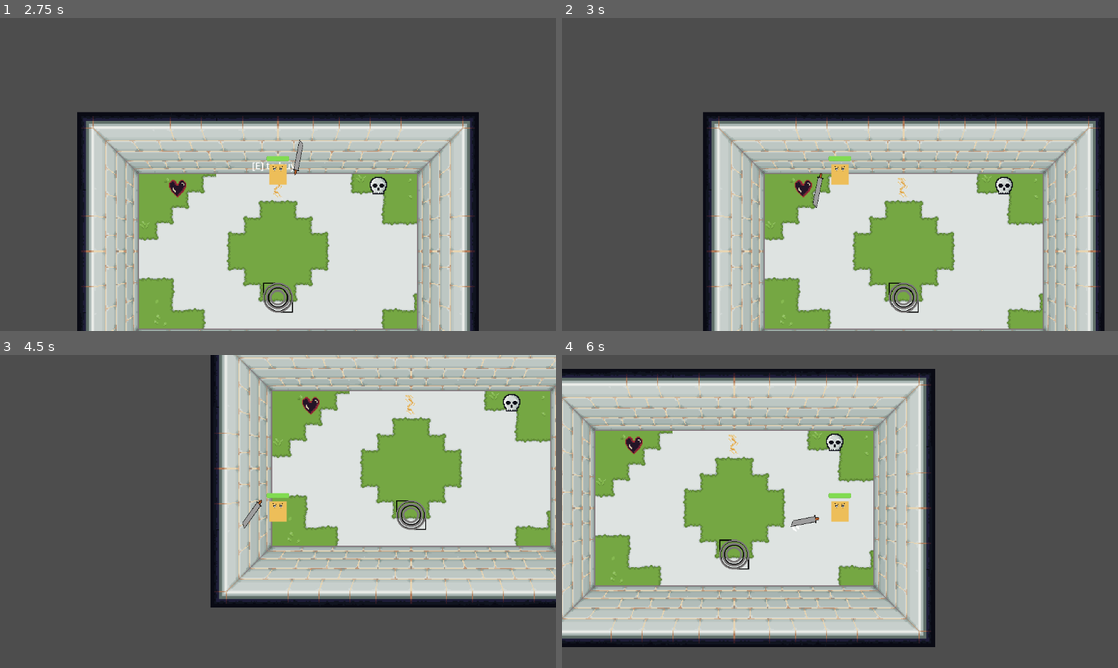
Above: before the commit, frames 1-4 (two rows, left to right).
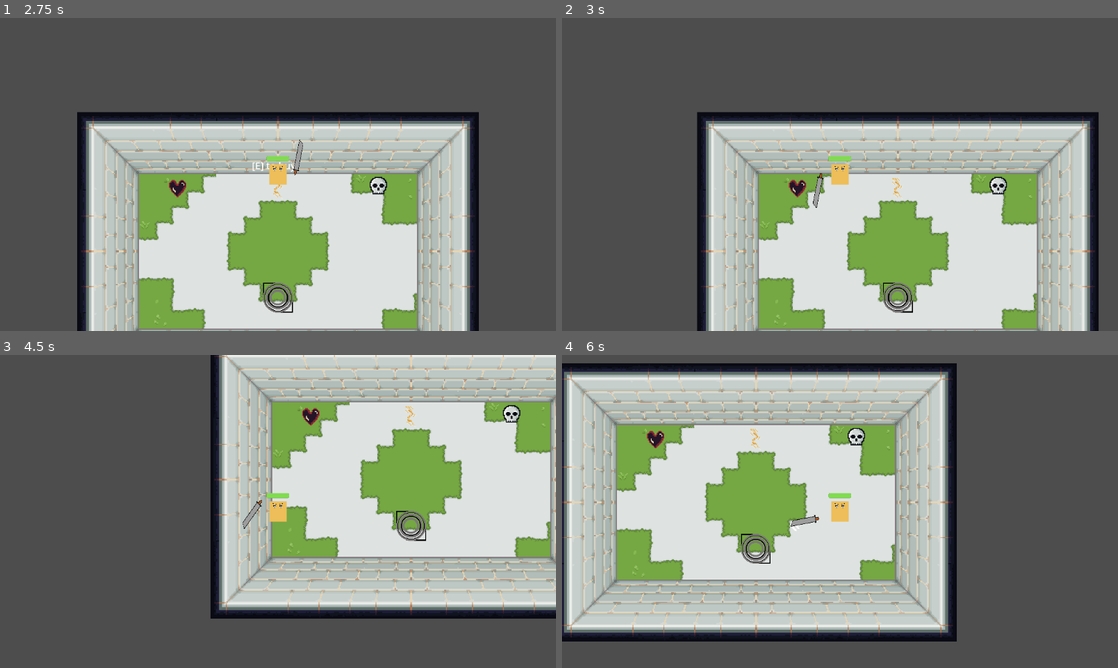
Above: after the commit, the same moments.

Repository: Filip22022/MazePrisoner
Game: Godot game, scene res://game.tscn
Two runs of this game, one before a commit and one after it. Both use one fixed random seed, a clock stepped at 60 frames per second and the inputs below.
Inputs (mouse positions are in pixels of both pictures, inside the frame that each line leads up to):
- Up to frame 1 (2.75 s): click "Start" at 0.5 s; tap Enter at 1.25 s; move the mouse to (250, 237) at 1.27 s; hold W (move_up) from 1.28 s (still down); click (250, 237) at 1.35 s; tap Space (Dash) at 2, 2.1 s; move the mouse to (444, 221) at 2.02 s
- Up to frame 2 (3 s): tap Enter at 2.75 s; move the mouse to (673, 127) at 2.77 s; release W (move_up) at 2.78 s; hold A (move_left) from 2.78 s (still down); hold E (Interact) from 2.78 s (still down)
- Up to frame 3 (4.5 s): move the mouse to (305, 511) at 3.52 s; release E (Interact) at 3.53 s; click (305, 511) at 3.6 s; tap Space (Dash) at 4.25, 4.35 s; move the mouse to (194, 433) at 4.27 s; release A (move_left) at 4.28 s; hold S (move_down) from 4.28 s (still down)
- Up to frame 4 (6 s): tap Enter at 5 s; move the mouse to (962, 495) at 5.02 s; release S (move_down) at 5.03 s; hold D (move_right) 5.03-5.78 s; tap E (Interact) at 5.1 s; move the mouse to (728, 527) at 5.77 s; hold W (move_up) from 5.78 s (still down); click (728, 527) at 5.85 s

Frame 1 is identical in both runs. In frame 2, 13% of the frame differs, in the area x 24-98%, y 30-100%; in frame 3, 18%; in frame 4, 34%, in the area x 0-71%, y 2-94%.

Commit message:
Implement paying for upgrades

Diff:
--- a/UI/HUD/hud_stats.gd
+++ b/UI/HUD/hud_stats.gd
@@ -20,5 +20,5 @@
 	health_label.text = str(PlayerInfo.get_stat(PlayerInfo.StatNames.health))
 	speed_label.text = str(PlayerInfo.get_stat(PlayerInfo.StatNames.speed))
 	damage_label.text = str(PlayerInfo.get_stat(PlayerInfo.StatNames.damage))
-	coins_label.text = str(PlayerInfo.get_stat(PlayerInfo.StatNames.coins))
 	maze_size_label.text = str(GameState.maze_size*GameState.maze_size)
+	coins_label.text = str(PlayerInfo.get_coins())
--- a/autoloads/player_info.gd
+++ b/autoloads/player_info.gd
@@ -10,14 +10,12 @@
 	health,
 	speed,
 	damage,
-	coins
 }
 
 var Stats = {
 	StatNames.health: {"base_value": 10, "current_value": 10, "multiplier": 10},
 	StatNames.speed: {"base_value": 10, "current_value": 10, "multiplier": 30},
 	StatNames.damage: {"base_value": 10, "current_value": 10, "multiplier": 1},
-	StatNames.coins: {"base_value": 0, "current_value": 0, "multiplier": 1},
 }
 
 
@@ -44,5 +42,11 @@
 		Stats[stat_name]["current_value"] -= 1
 	stats_changed.emit()
 
-func get_coins(amount: int):
-	Stats[StatNames.coins]["current_value"] += amount*Stats[StatNames.coins]["multiplier"]
+func get_coins():
+	return coins
+
+func earn_coins(amount: int):
+	coins += amount
+
+func pay_coins(amount: int):
+	coins -= amount
--- a/game.gd
+++ b/game.gd
@@ -5,7 +5,7 @@
 
 func _ready():
 	scene_manager.run_ended_won.connect(win_run)
-	scene_manager.run_ended_lost.connect(end_run)
+	scene_manager.run_ended_lost.connect(loose_run)
 	scene_manager.run_started.connect(start_run)
 	ui_manager.exit_game.connect(exit_game)
 
@@ -16,6 +16,9 @@
 func start_run():
 	scene_manager.start_run_deferred()
 	ui_manager.start_run()
+
+func loose_run():
+	end_run()
 
 func end_run():
 	scene_manager.end_run()
@@ -29,6 +32,6 @@
 	get_tree().quit()
 
 func win_run():
+	PlayerInfo.earn_coins(GameState.maze_size)
 	GameState.enlarge_maze()
-	PlayerInfo.get_coins(GameState.maze_size)
 	end_run()
--- a/game.tscn
+++ b/game.tscn
@@ -41,3 +41,4 @@
 offset_right = 1.0
 
 [connection signal="start_game" from="SceneManager/StartMenu" to="." method="start_game"]
+[connection signal="timeout" from="UIManager/GameTimer" to="." method="loose_run"]
--- a/scenes/objects/upgrade_shop/upgrade_shop.gd
+++ b/scenes/objects/upgrade_shop/upgrade_shop.gd
@@ -7,7 +7,6 @@
 	interaction_area.interact = Callable(self, "_buy_upgrade")
 
 func _buy_upgrade():
-	print("stat: " + PlayerInfo.StatNames.keys()[upgraded_stat])
-	print("old_value: " + str(PlayerInfo.get_stat(upgraded_stat)))
-	PlayerInfo.upgrade(upgraded_stat)
-	print("new_value: " + str(PlayerInfo.get_stat(upgraded_stat)))
+	if PlayerInfo.get_coins() > 0:
+		PlayerInfo.pay_coins(1)
+		PlayerInfo.upgrade(upgraded_stat)
--- a/sword.tscn
+++ b/sword.tscn
@@ -184,6 +184,7 @@
 [node name="weaponPivot" type="Marker2D" parent="."]
 
 [node name="Sprite2D" type="Sprite2D" parent="weaponPivot"]
+texture_filter = 1
 position = Vector2(122, -31.3333)
 scale = Vector2(1.67333, 1.80667)
 texture = ExtResource("2_q003i")
